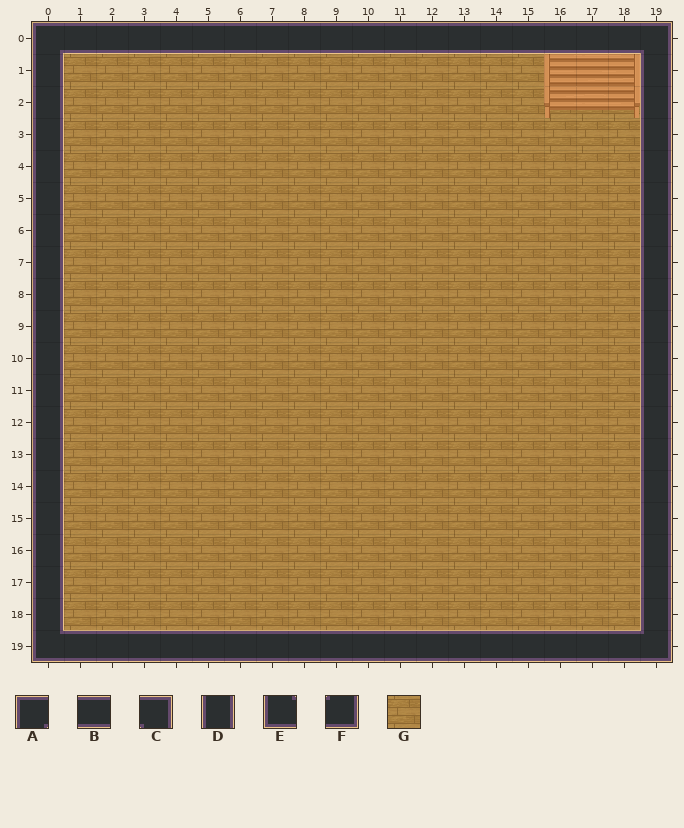
Two states of a Tiled map (JSON), basement.tmj. This is how it looked before the edit.
Cells are 32x32 px. Shown: x 0..19, y 0..19.
Key: from "WA_Room_Builder": A 93, B 98, C 99, D 118, E 368, F 374, G 375.
_ is an empty cell, # one hidden under a higher layer.
Layers that did not change in this view are not listed.
Layer "floor/floor1" before, first column x 0:
 0 ____________________
 1 _GGGGGGGGGGGGGGG###_
 2 _GGGGGGGGGGGGGGGGGG_
 3 _GGGGGGGGGGGGGGGGGG_
 4 _GGGGGGGGGGGGGGGGGG_
 5 _GGGGGGGGGGGGGGGGGG_
 6 _GGGGGGGGGGGGGGGGGG_
 7 _GGGGGGGGGGGGGGGGGG_
 8 _GGGGGGGGGGGGGGGGGG_
 9 _GGGGGGGGGGGGGGGGGG_
10 _GGGGGGGGGGGGGGGGGG_
11 _GGGGGGGGGGGGGGGGGG_
12 _GGGGGGGGGGGGGGGGGG_
13 _GGGGGGGGGGGGGGGGGG_
14 _GGGGGGGGGGGGGGGGGG_
15 _GGGGGGGGGGGGGGGGGG_
16 _GGGGGGGGGGGGGGGGGG_
17 _GGGGGGGGGGGGGGGGGG_
18 _GGGGGGGGGGGGGGGGGG_
19 ____________________
Layer "walls/walls1" before, first column x 0:
 0 ABBBBBBBBBBBBBBBBBBC
 1 D__________________D
 2 D__________________D
 3 D__________________D
 4 D__________________D
 5 D__________________D
 6 D__________________D
 7 D__________________D
 8 D__________________D
 9 D__________________D
10 D__________________D
11 D__________________D
12 D__________________D
13 D__________________D
14 D__________________D
15 D__________________D
16 D__________________D
17 D__________________D
18 D__________________D
19 EBBBBBBBBBBBBBBBBBBF
Once edited:
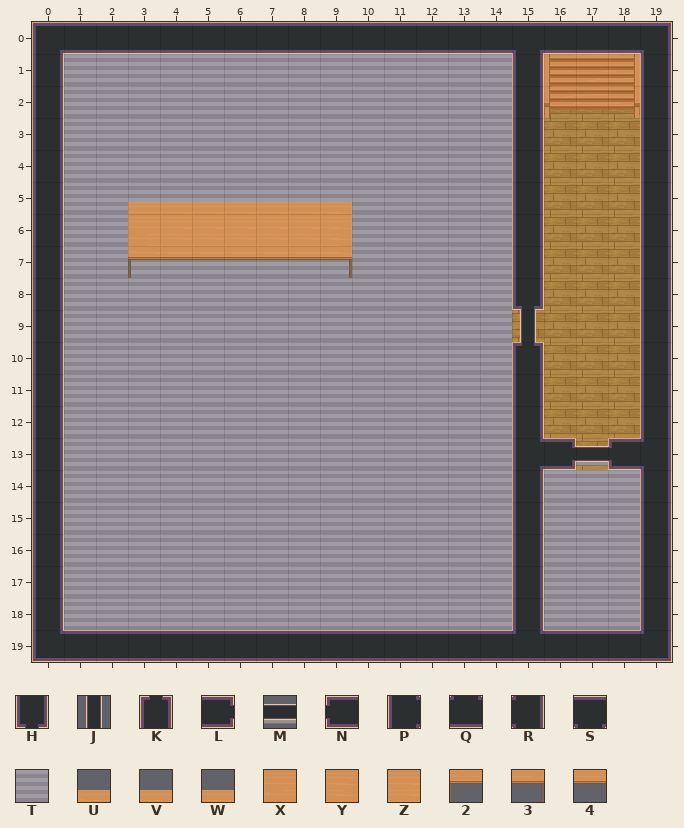
Further tiles: from "WA_Room_Builder": H 11, J 36, K 61, L 63, M 64, N 65, P 108, Q 110, R 158, S 160, T 345; from "WA_Tables": U 0, V 1, W 3, X 10, Y 11, Z 13, 2 20, 3 21, 4 23.
What changed:
Changed rows in their new state; . is an unchanged cell.
Layer "floor/floor1":
first column x 1:
 1 TTTTTTTTTTTTTT
 2 TTTTTTTTTTTTTT
 3 TTTTTTTTTTTTTT
 4 TTTTTTTTTTTTTT
 5 TTTTTTTTTTTTTT
 6 TT#######TTTTT
 7 TTTTTTTTTTTTTT
 8 TTTTTTTTTTTTTT
 9 TTTTTTTTTTTTTT
10 TTTTTTTTTTTTTT
11 TTTTTTTTTTTTTT
12 TTTTTTTTTTTTTT
13 TTTTTTTTTTTTTT
14 TTTTTTTTTTTTTT
15 TTTTTTTTTTTTTT
16 TTTTTTTTTTTTTT
17 TTTTTTTTTTTTTT
18 TTTTTTTTTTTTTT
Layer "walls/walls1":
first column x 3:
 0 ............S....
 1 ............D....
 2 ............D....
 3 ............D....
 4 ............D....
 5 UWWWWWV.....D....
 6 XZZZZZY.....D....
 7 2444443.....D....
 8 ............H....
10 ............K....
11 ............D....
12 ............D....
13 ............PLGNR
14 ............DTTT.
15 ............DTTT.
16 ............DTTT.
17 ............DTTT.
18 ............DTTT.
19 ............Q....
Layer "walls/walls2":
first column x 15:
 9 J
first column x 17:
13 M
